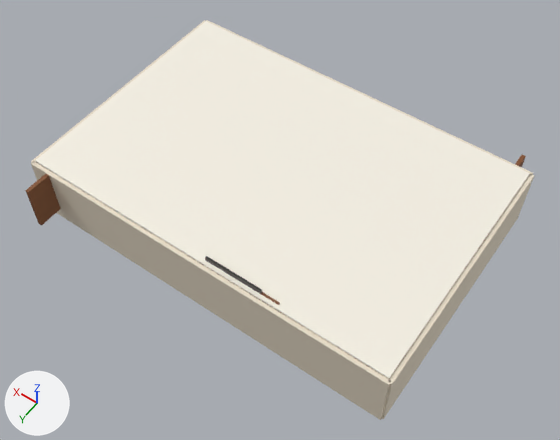
Renders of the glTF model assets/apartment-approximation.glb from each side of a commit.
Rendered twice from a 50 mm lens placed at (-13.0, 18.3, 28.1), pointed at (-0.6, 0.9, 0.8). Lighting does not change. The marker at lower left points along +X, +Y and +Z. The first picture is the older version.

Objects in the first picture: 'Ceiling', 'Living curtain', 'North wall', 'South wall', 'West wall' and 6 more.
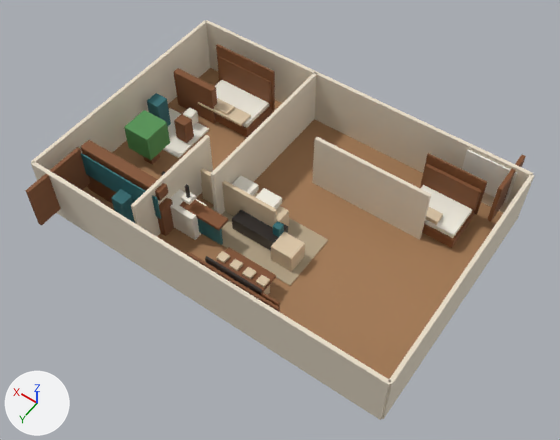
Location of each change, (x1, y1, x2, y2) in pixels of the pictures (560 x 440 px):
'Ceiling', deleted: before (35, 21, 530, 379)
'Floor', unchanged, uncovered by the edit: before (101, 202, 502, 420); after (82, 68, 503, 420)
'North wall', unchanged, uncovered by the edit: before (206, 20, 533, 212); after (206, 20, 533, 213)
'East wall', unchanged, uncovered by the edit: before (31, 20, 206, 168); after (31, 20, 210, 170)
'Guest partition', unchanged, uncovered by the edit: after (312, 137, 431, 239)

Diff of the bpy script that builds the scene:
```diff
--- a/assets/apartment-approximation.glb.py
+++ b/assets/apartment-approximation.glb.py
@@ ob_ceiling @@
-ob_ceiling = bpy.data.objects.new('Ceiling', me_ceiling)
-ob_ceiling.location = (0.0, 0.0, 3.05)
```
